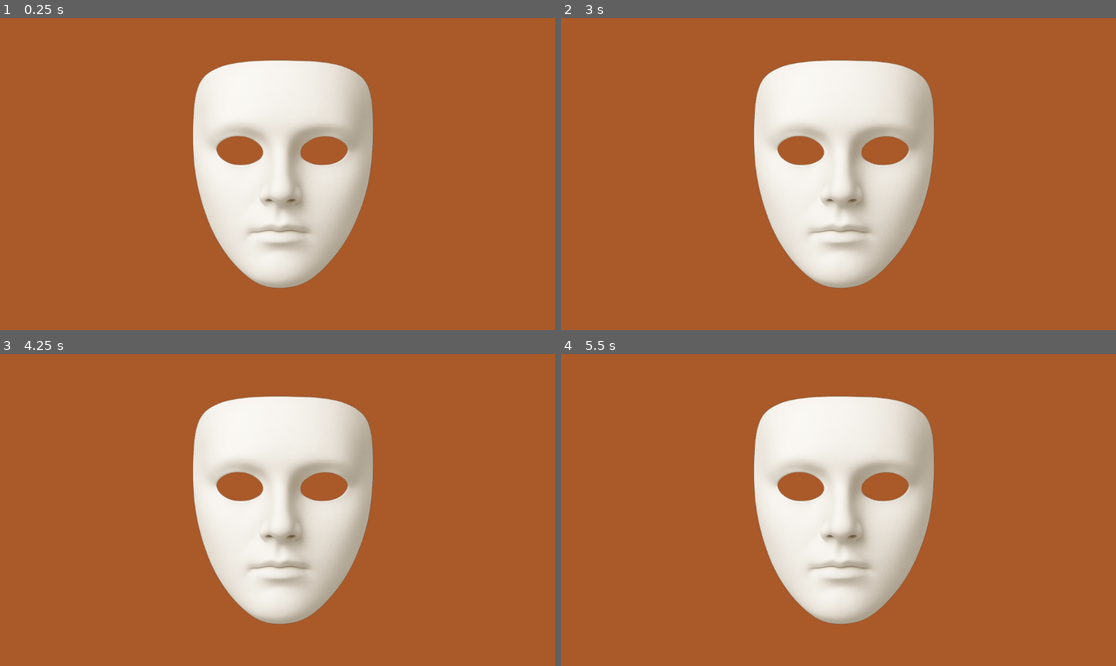
Above: before the commit, frames 1-4 (two rows, left to right).
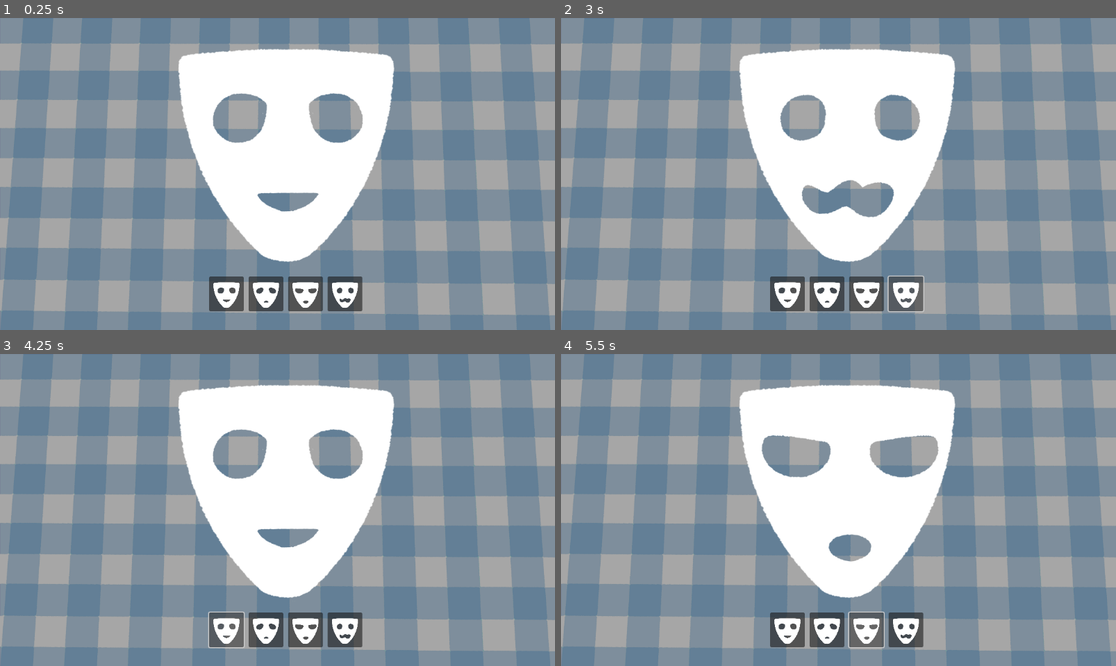
Above: after the commit, the same moments.

Repository: JDMdev925/Mask-Maker-GGJ2026
Game: Godot game, scene res://Scenes/decoration.tscn
The game is run twice, just before and just after one commit, with the same random seed, the same clock (stepped at 60 frames per second) and the same inputs. The project has no main scene, so this scene is started directly.
Inputs (mouse positions are in pixels of both pictures, inside the frame that each line leads up to):
- Up to frame 1 (0.25 s): no input
- Up to frame 2 (3 s): click (788, 292) at 0.52 s; click (827, 292) at 1.27 s; click (866, 292) at 2.02 s; click (905, 292) at 2.77 s
- Up to frame 3 (4.25 s): click (227, 628) at 3.52 s
- Up to frame 4 (5.5 s): click (827, 628) at 4.27 s; click (866, 628) at 5.02 s

The runs differ from the first frame. In frame 1, 95% of the frame differs, in the area x 0-100%, y 0-100%; in frame 2, 95%; in frame 3, 95%; in frame 4, 95%.

Commit message:
added assets and bug fixes
- Added background, masks and cursors
- Added buttons and mask switching
- Fixed offset issues

Diff:
--- a/mask-maker-(ggj-2026)/Scenes/decoration.tscn
+++ b/mask-maker-(ggj-2026)/Scenes/decoration.tscn
@@ -1,8 +1,10 @@
-[gd_scene load_steps=4 format=3 uid="uid://dw6tug0fgjesm"]
+[gd_scene load_steps=6 format=3 uid="uid://dw6tug0fgjesm"]
 
 [ext_resource type="Script" uid="uid://bggjec2jlv8xs" path="res://Scripts/pencil_tool.gd" id="1_cee2o"]
 [ext_resource type="Script" uid="uid://ckeka7agtrejt" path="res://Scenes/decoration_control.gd" id="1_ka6i7"]
-[ext_resource type="Texture2D" uid="uid://criqw1a5ehnm5" path="res://Assets/temp mask.png" id="2_2h2g7"]
+[ext_resource type="Texture2D" uid="uid://bxknn0lcvj187" path="res://Assets/bg.png" id="2_fe8nk"]
+[ext_resource type="Texture2D" uid="uid://b814uhr7kb3pi" path="res://Assets/mask_hapi.png" id="3_8jl58"]
+[ext_resource type="PackedScene" uid="uid://dfqci7cbfcqkk" path="res://Scenes/hud.tscn" id="5_8jl58"]
 
 [node name="Node2D" type="Node2D"]
 script = ExtResource("1_ka6i7")
@@ -10,24 +12,23 @@
 [node name="Camera2D" type="Camera2D" parent="."]
 position = Vector2(576, 323)
 
-[node name="ColorRect" type="ColorRect" parent="Camera2D"]
-offset_left = -576.0
-offset_top = -324.0
-offset_right = 576.0
-offset_bottom = 324.0
-color = Color(0.6667809, 0.34804964, 0.16048652, 1)
+[node name="Sprite2D" type="Sprite2D" parent="Camera2D"]
+modulate = Color(0.65034926, 0.65034926, 0.65034926, 1)
+texture = ExtResource("2_fe8nk")
 
 [node name="TempMask" type="Sprite2D" parent="."]
 clip_children = 2
-position = Vector2(588, 323)
-scale = Vector2(0.92571443, 0.92571443)
-texture = ExtResource("2_2h2g7")
+position = Vector2(594, 262.99997)
+scale = Vector2(0.8778572, 0.8778572)
+texture = ExtResource("3_8jl58")
 
 [node name="DrawTool" type="Node2D" parent="TempMask"]
 scale = Vector2(1.0000001, 1.0000001)
 script = ExtResource("1_cee2o")
 
 [node name="Line2D" type="Line2D" parent="TempMask/DrawTool"]
-position = Vector2(-635.18506, -348.91965)
-scale = Vector2(1.0802467, 1.0802467)
-width = 10.875
+position = Vector2(-11.391373, -10.252201)
+
+[node name="HUD" parent="." instance=ExtResource("5_8jl58")]
+offset_right = 1152.0
+offset_bottom = 648.0
--- a/mask-maker-(ggj-2026)/Scenes/decoration_control.gd
+++ b/mask-maker-(ggj-2026)/Scenes/decoration_control.gd
@@ -1,4 +1,15 @@
 extends Node2D
+
+@onready var mask_hapi : Texture = load("res://Assets/mask_hapi.png")
+@onready var mask_sad : Texture = load("res://Assets/mask_sad.png")
+@onready var mask_angry : Texture = load("res://Assets/mask_angy.png")
+@onready var mask_wah : Texture = load("res://Assets/mask_wah.png")
+
+@onready var cursor_select : Texture = load("res://Assets/mouse.png")
+@onready var cursor_draw : Texture = load("res://Assets/pencil.png")
+@onready var cursor_glitter : Texture = load("res://Assets/glitters.png")
+@onready var cursor_rubber : Texture = load("res://Assets/rubber.png")
+
 
 enum ToolType {
 	SELECT,
@@ -12,10 +23,27 @@
 		if event.is_pressed() and event.keycode == KEY_F:
 			if mouse_mode == ToolType.DRAW:
 				mouse_mode = ToolType.SELECT
+				Input.set_custom_mouse_cursor(cursor_select, Input.CURSOR_ARROW, Vector2(10,10))
 			elif mouse_mode != ToolType.DRAW:
 				mouse_mode = ToolType.DRAW
+				Input.set_custom_mouse_cursor(cursor_draw, Input.CURSOR_ARROW, Vector2(10,30))
 		elif event.is_pressed() and event.keycode == KEY_G:
 			if mouse_mode == ToolType.GLITTER:
 				mouse_mode = ToolType.SELECT
+				Input.set_custom_mouse_cursor(cursor_select, Input.CURSOR_ARROW, Vector2(10,10))
 			elif mouse_mode != ToolType.GLITTER:
 				mouse_mode = ToolType.GLITTER
+				Input.set_custom_mouse_cursor(cursor_glitter, Input.CURSOR_ARROW, Vector2(10,30))
+
+func ChangeMask(face_value : int) -> void:
+	match face_value:
+		1:
+			$TempMask.texture = mask_hapi
+		2:
+			$TempMask.texture = mask_sad
+		3:
+			$TempMask.texture = mask_angry
+		4:
+			$TempMask.texture = mask_wah
+		_:
+			$TempMask.texture = mask_hapi
--- /dev/null
+++ b/mask-maker-(ggj-2026)/Scenes/hud.tscn
@@ -0,0 +1,61 @@
+[gd_scene load_steps=6 format=3 uid="uid://dfqci7cbfcqkk"]
+
+[ext_resource type="Texture2D" uid="uid://b814uhr7kb3pi" path="res://Assets/mask_hapi.png" id="1_e0onf"]
+[ext_resource type="Script" uid="uid://bclltdbbkdb5y" path="res://Scripts/hud_control.gd" id="1_t1xeu"]
+[ext_resource type="Texture2D" uid="uid://dry8ggbjfhdh8" path="res://Assets/mask_sad.png" id="2_6fbih"]
+[ext_resource type="Texture2D" uid="uid://dpq23us7p2e21" path="res://Assets/mask_angy.png" id="3_t1xeu"]
+[ext_resource type="Texture2D" uid="uid://c6isl35ipq7pu" path="res://Assets/mask_wah.png" id="4_36asn"]
+
+[node name="HUD" type="Control"]
+layout_mode = 3
+anchors_preset = 15
+anchor_right = 1.0
+anchor_bottom = 1.0
+grow_horizontal = 2
+grow_vertical = 2
+script = ExtResource("1_t1xeu")
+
+[node name="HBoxContainer" type="HBoxContainer" parent="."]
+layout_mode = 1
+anchors_preset = 7
+anchor_left = 0.5
+anchor_top = 1.0
+anchor_right = 0.5
+anchor_bottom = 1.0
+offset_left = -153.0
+offset_top = -112.0
+offset_right = 187.0
+offset_bottom = -40.0
+grow_horizontal = 2
+grow_vertical = 0
+theme_override_constants/separation = 10
+alignment = 1
+
+[node name="Hapi Mask" type="Button" parent="HBoxContainer"]
+layout_mode = 2
+theme_override_constants/icon_max_width = 64
+icon = ExtResource("1_e0onf")
+icon_alignment = 1
+
+[node name="Sad Mask" type="Button" parent="HBoxContainer"]
+layout_mode = 2
+theme_override_constants/icon_max_width = 64
+icon = ExtResource("2_6fbih")
+icon_alignment = 1
+
+[node name="Angy Mask" type="Button" parent="HBoxContainer"]
+layout_mode = 2
+theme_override_constants/icon_max_width = 64
+icon = ExtResource("3_t1xeu")
+icon_alignment = 1
+
+[node name="Wah Mask" type="Button" parent="HBoxContainer"]
+layout_mode = 2
+theme_override_constants/icon_max_width = 64
+icon = ExtResource("4_36asn")
+icon_alignment = 1
+
+[connection signal="pressed" from="HBoxContainer/Hapi Mask" to="." method="_on_hapi_mask_pressed"]
+[connection signal="pressed" from="HBoxContainer/Sad Mask" to="." method="_on_sad_mask_pressed"]
+[connection signal="pressed" from="HBoxContainer/Angy Mask" to="." method="_on_angy_mask_pressed"]
+[connection signal="pressed" from="HBoxContainer/Wah Mask" to="." method="_on_wah_mask_pressed"]
--- /dev/null
+++ b/mask-maker-(ggj-2026)/Scripts/hud_control.gd
@@ -0,0 +1,14 @@
+extends Control
+
+
+func _on_hapi_mask_pressed() -> void:
+	$"..".ChangeMask(1)
+
+func _on_sad_mask_pressed() -> void:
+	$"..".ChangeMask(2)
+
+func _on_angy_mask_pressed() -> void:
+	$"..".ChangeMask(3)
+
+func _on_wah_mask_pressed() -> void:
+	$"..".ChangeMask(4)
--- a/mask-maker-(ggj-2026)/Scripts/pencil_tool.gd
+++ b/mask-maker-(ggj-2026)/Scripts/pencil_tool.gd
@@ -17,7 +17,7 @@
 				current_line.default_color = Color.BLACK
 				current_line.width = 5
 				lines_set.add_child(current_line)
-				current_line.add_point(event.position)
+				current_line.add_point(get_local_mouse_position())
 
 
 	if event is InputEventMouseButton and root.mouse_mode == root.ToolType.GLITTER:
@@ -31,8 +31,14 @@
 				current_line.modulate = Color(0.643, 0.148, 0.846, 1.0)
 				current_line.width = 20
 				lines_set.add_child(current_line)
-				current_line.add_point(event.position)
+				current_line.add_point(get_local_mouse_position())
 
 
 	elif event is InputEventMouseMotion and is_pressed:
-		current_line.add_point(event.position)
+		current_line.add_point(get_local_mouse_position())
+
+func UpdateLineWidth(width : float) -> void:
+	current_line.width = width
+
+func UpdateLineColor(color : Color) -> void:
+	current_line.default_color = color
--- a/mask-maker-(ggj-2026)/project.godot
+++ b/mask-maker-(ggj-2026)/project.godot
@@ -18,6 +18,11 @@
 
 MainManager="*res://main_manager.gd"
 
+[display]
+
+mouse_cursor/custom_image="uid://dnn7o0f6a0b2k"
+mouse_cursor/custom_image_hotspot=Vector2(10, 10)
+
 [dotnet]
 
 project/assembly_name="Mask Maker (GGJ2026)"
Binary file added: mask-maker-(ggj-2026)/Assets/bg.png
Not shown, added: mask-maker-(ggj-2026)/Assets/bg.png.import
Binary file added: mask-maker-(ggj-2026)/Assets/glitters.png
Not shown, added: mask-maker-(ggj-2026)/Assets/glitters.png.import
Binary file added: mask-maker-(ggj-2026)/Assets/mask_angy.png
Not shown, added: mask-maker-(ggj-2026)/Assets/mask_angy.png.import
Binary file added: mask-maker-(ggj-2026)/Assets/mask_hapi.png
Not shown, added: mask-maker-(ggj-2026)/Assets/mask_hapi.png.import
Binary file added: mask-maker-(ggj-2026)/Assets/mask_sad.png
Not shown, added: mask-maker-(ggj-2026)/Assets/mask_sad.png.import
Binary file added: mask-maker-(ggj-2026)/Assets/mask_wah.png
Not shown, added: mask-maker-(ggj-2026)/Assets/mask_wah.png.import
(and 7 more such lines)
